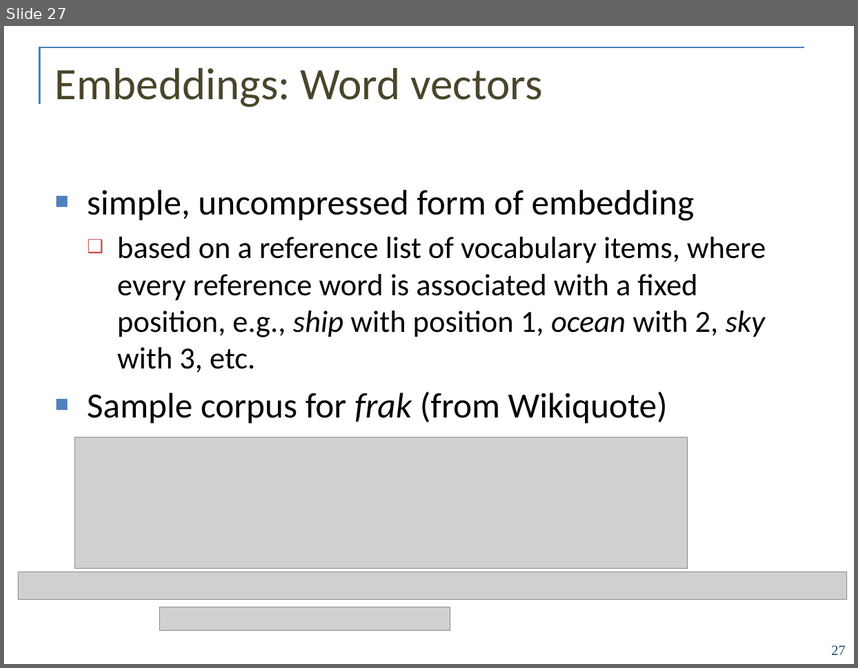
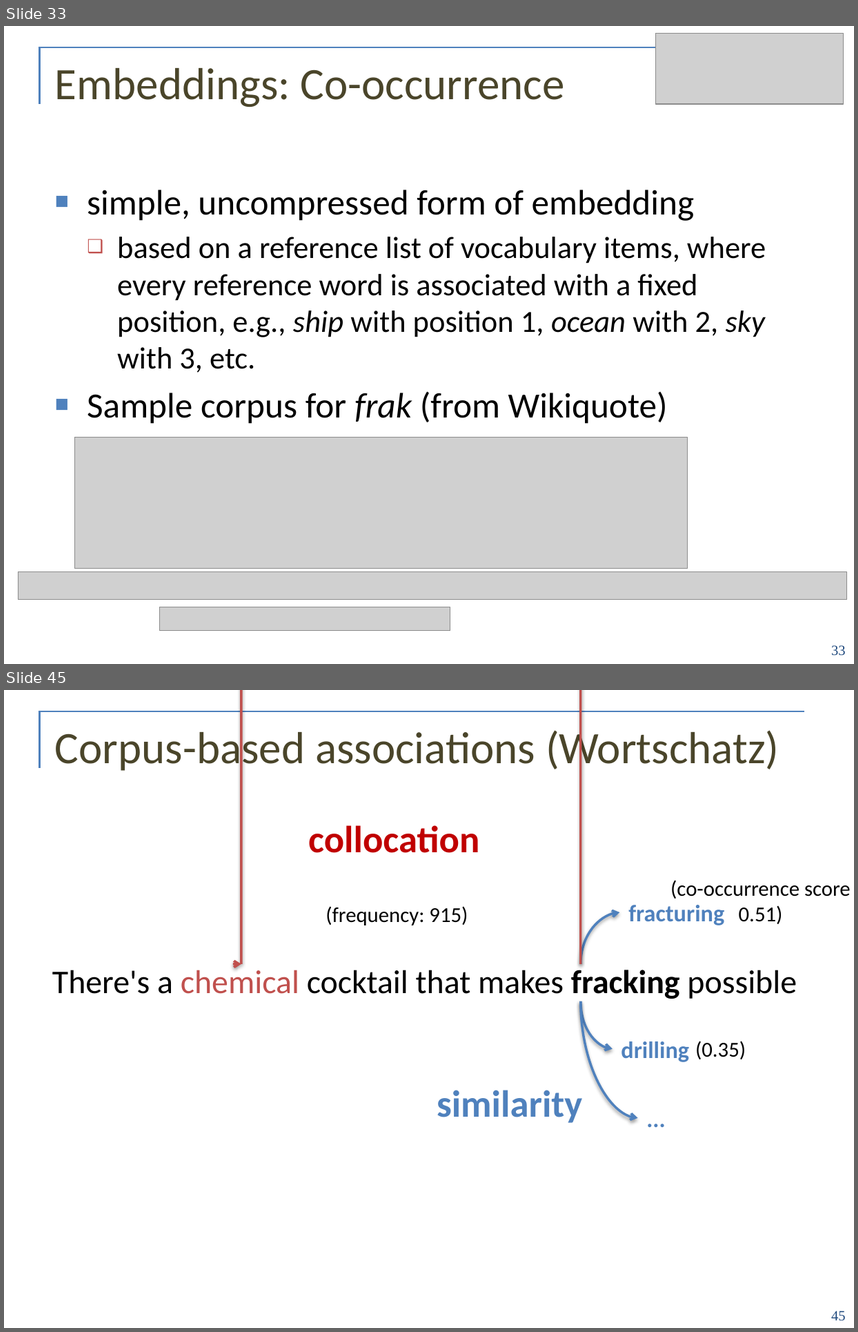
Before and after one commit to ontolex/frequency-attestation-corpus-information, a slide deck: doc/ontolex-f2f-leipzig-may2019.pptx. Shown one above the other, each under a label of ours: slide 27 before the commit, slides 33 and 45 after it; the slides between them are not shown. The pictures are 858x668 and 858x1332 pixels, drawn with LibreOffice and Linux fonts; fonts in the diff are those of the drawing; grey boxes stand for pictures; background and template pictures are left out. Boxes give left, top, right and bottom in pixels: in the first picture for what was removed or moved away, otherwise in the second. Text is boxed around its words. In the diff, an @@ line names an element or a change of style, - is before the commit and + after.

```diff
--- a/doc/ontolex-f2f-leipzig-may2019.pptx
+++ b/doc/ontolex-f2f-leipzig-may2019.pptx
@@ slide 45 added at box(4, 690, 854, 1328), background #FFFFFF; not listed: 2 template elements that a slide beside it also shows @@
@@ title added at box(55, 725, 779, 773), 38 pt, text #4A452A @@
+Corpus-based associations (Wortschatz)
@@ text added at box(308, 825, 479, 853), 32 pt, text #C00000, bold @@
+collocation
@@ text added at box(671, 880, 851, 924), 18 pt, text #000000 @@
+(co-occurrence score
+0.51)
@@ text added at box(326, 906, 468, 925), 18 pt, text #000000 @@
+(frequency: 915)
@@ curved arrow added from (580, 964) to (619, 912), #4F81BD 2 pt @@
@@ text added at box(628, 905, 724, 925), 20 pt, text #4F81BD, bold @@
+fracturing
@@ curved arrow added from (580, 964) to (241, 964), #C0504D 2 pt @@
@@ text added at box(52, 965, 797, 1001), 28 pt, text #000000 @@
+There's a chemical cocktail that makes fracking possible
@@ curved arrow added from (580, 1001) to (613, 1049), #4F81BD 2 pt @@
@@ curved arrow added from (580, 1001) to (638, 1118), #4F81BD 2 pt @@
@@ text added at box(621, 1041, 689, 1062), 20 pt, text #4F81BD, bold @@
+drilling
@@ text added at box(695, 1041, 746, 1059), 18 pt, text #000000 @@
+(0.35)
@@ text added at box(437, 1090, 582, 1123), 32 pt, text #4F81BD, bold @@
+similarity
@@ text added at box(638, 1099, 675, 1136), 20 pt, text #4F81BD, bold @@
+...
@@ page number added at box(831, 1310, 845, 1320), 12 pt, text #1F497D @@
+45
@@ what was slide 27 is now slide 33 @@
@@ slide 33 changed as well @@
@@ picture added at box(656, 33, 844, 103) @@
@@ ellipse added at box(668, 37, 843, 53), fill #FFFFFF @@
@@ title at box(55, 68, 565, 107): text changed @@
-Embeddings: Word vectors
+Embeddings: Co-occurrence
@@ page number at box(831, 645, 845, 655): text changed @@
-27
+33
```
Also in this commit, not shown: 21 other slides changed, 26 other slides added, 50 slides removed.
